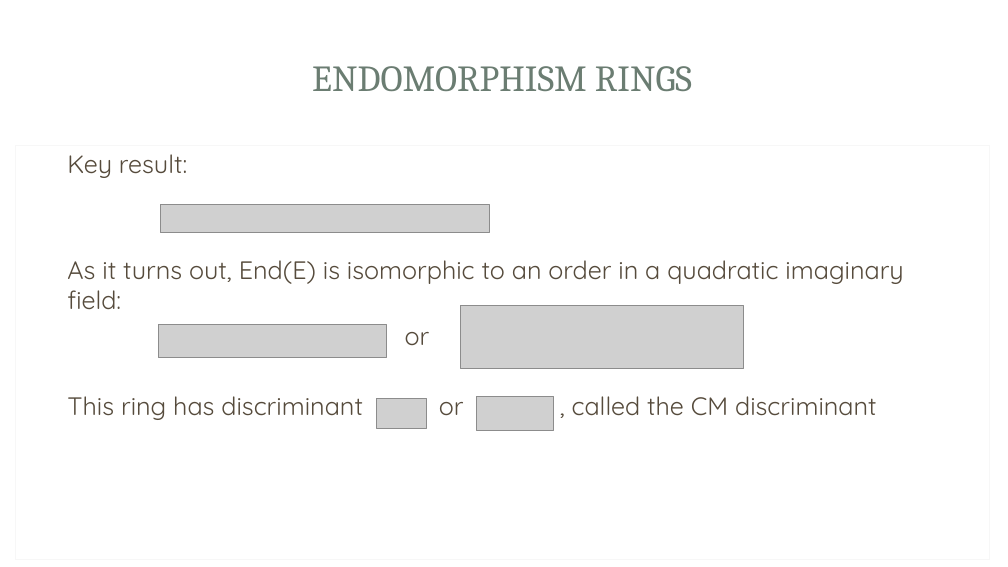
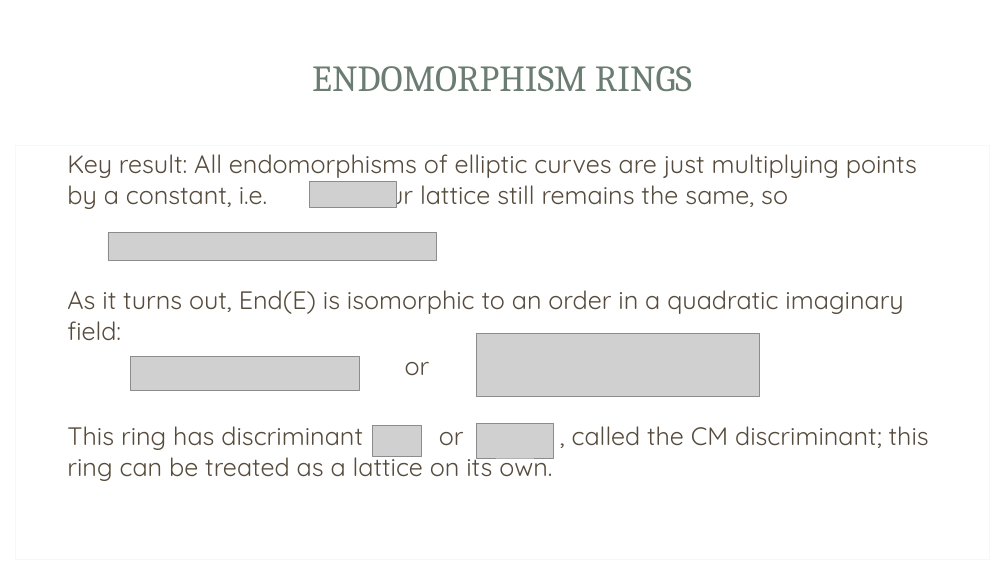
Before and after one commit to Srizzle/CS276-Project-Writeup, a slide deck: slide 10 of Presentation.ppt.pptx. Drawn at 1008x567 pixels with LibreOffice and Linux fonts; fonts in the diff are those of the drawing; grey boxes stand for pictures; background and template pictures are left out. Boxes give left, top, right and bottom in pixels: in the first picture for what was removed or moved away, otherwise in the second. Text is boxed around its words. In the diff, an @@ line names an element or a change of style, - is before the commit and + after.

```diff
--- a/Presentation.ppt.pptx
+++ b/Presentation.ppt.pptx
@@ text at <box>67,154,917,210</box>: text changed @@
-Key result:
+Key result: All endomorphisms of elliptic curves are just multiplying points by a constant, i.e. Our lattice still remains the same, so
@@ picture added at <box>310,182,397,207</box> @@
@@ picture: place and size @@
-picture at <box>160,205,489,233</box>
+picture at <box>108,232,437,260</box>
@@ picture: place and size @@
-picture at <box>158,324,386,358</box>
+picture at <box>131,357,359,390</box>
@@ picture: place and size @@
-picture at <box>461,306,744,368</box>
+picture at <box>476,333,760,396</box>
@@ text at <box>67,426,929,481</box>: text changed @@
-This ring has discriminant or , called the CM discriminant
+This ring has discriminant or , called the CM discriminant; this ring can be treated as a lattice on its own.
@@ picture: place and size @@
-picture at <box>377,399,427,429</box>
+picture at <box>372,426,422,456</box>
@@ picture: place and size @@
-picture at <box>476,396,554,430</box>
+picture at <box>476,423,554,457</box>
```
Also in this commit, not shown: 2 other slides changed, 4 other files.
